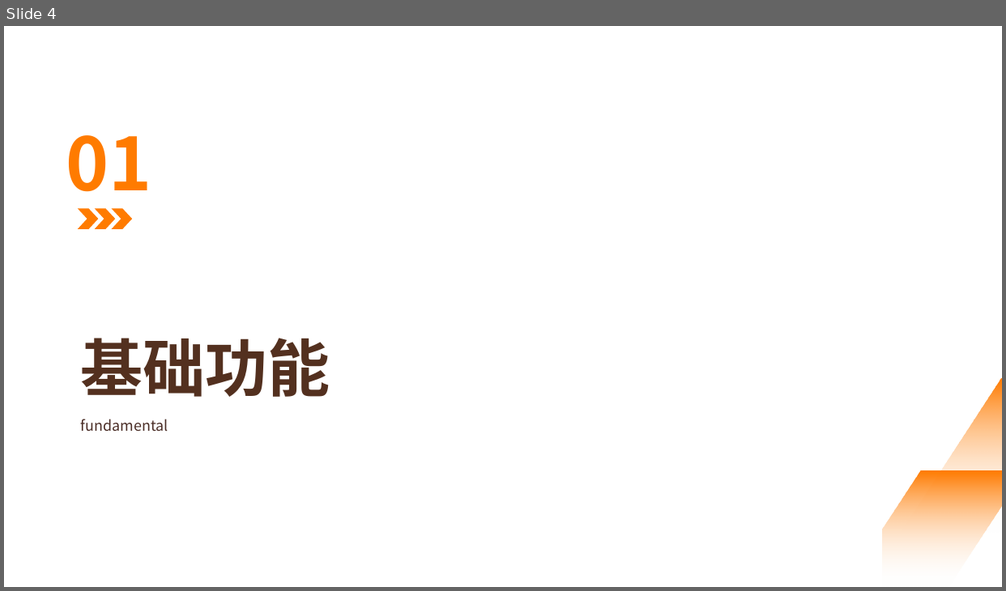
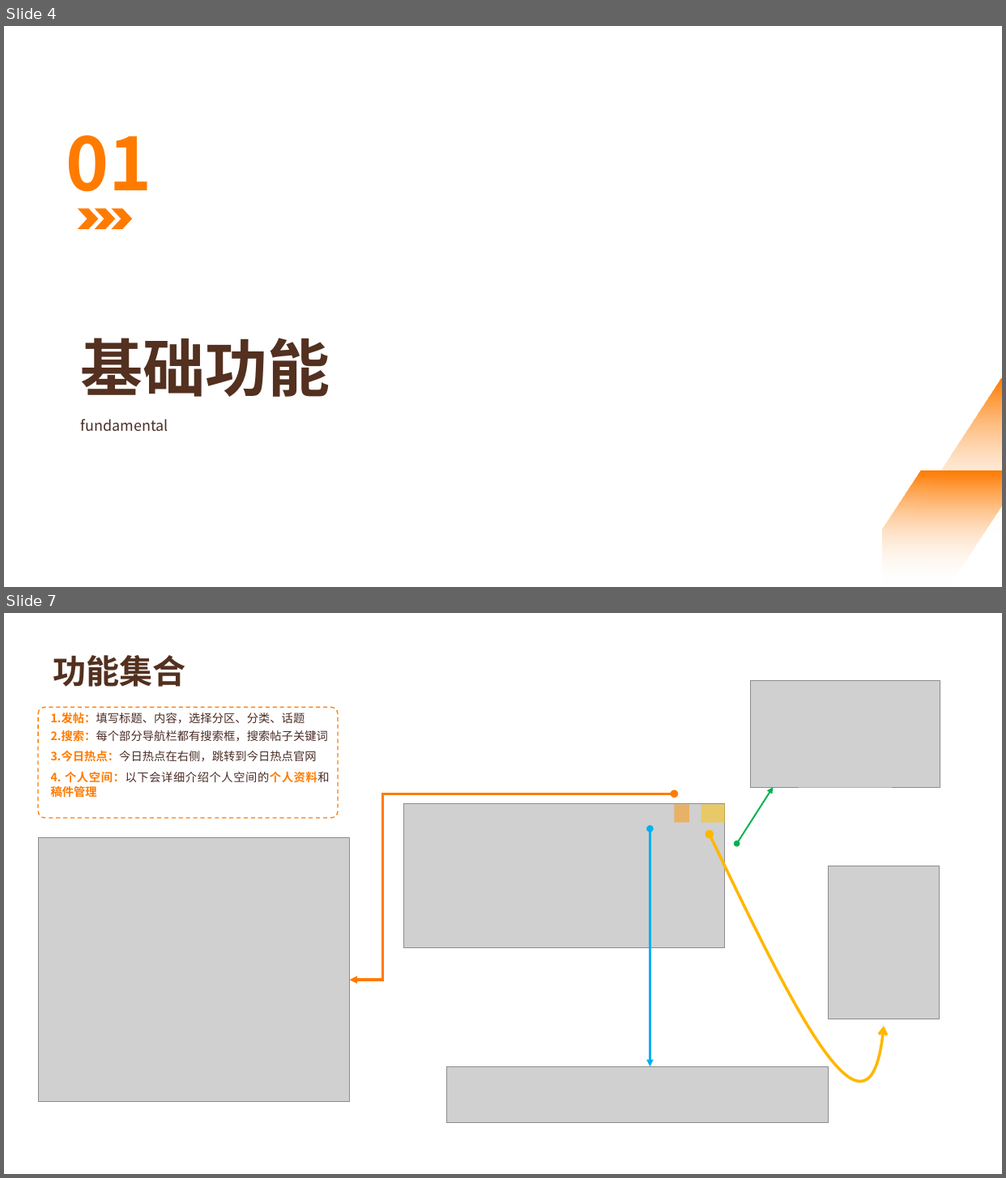
Before and after one commit to BloodGirl2022/pets_prototype_PPT, a slide deck: 20240406团队作业2/宠物交流网站.pptx. Shown one above the other, each under a label of ours: slide 4 before the commit, slides 4 and 7 after it; the slides between them are not shown. The pictures are 1006x591 and 1006x1178 pixels, drawn with LibreOffice and Linux fonts; fonts in the diff are those of the drawing; grey boxes stand for pictures. Boxes give left, top, right and bottom in pixels: in the first picture for what was removed or moved away, otherwise in the second. Text is boxed around its words. In the diff, an @@ line names an element or a change of style, - is before the commit and + after.

```diff
--- a/20240406团队作业2/宠物交流网站.pptx
+++ b/20240406团队作业2/宠物交流网站.pptx
@@ slide 7 added at (4,613,1002,1174), background #FFFFFF @@
@@ text added at (53,655,185,687), 32 pt, text #53301F, bold @@
+功能集合
@@ picture added at (750,680,940,787) @@
@@ rounded rectangle added at (39,707,338,818), outline #FF7B00 1 pt dashed @@
@@ text added at (51,713,330,800), 11.1 pt, text #4A2D26 @@
+1.发帖：填写标题、内容，选择分区、分类、话题
+2.搜索：每个部分导航栏都有搜索框，搜索帖子关键词
+3.今日热点：今日热点在右侧，跳转到今日热点官网
+4. 个人空间：以下会详细介绍个人空间的个人资料和稿件管理
@@ elbow double arrow added from (674, 794) to (350, 980), #FF7B00 2.5 pt @@
@@ picture added at (404,804,725,948) @@
@@ rectangle added at (674,805,689,823), fill #FF9500 at 50% opacity @@
@@ rectangle added at (701,805,726,823), fill #FFC300 at 50% opacity @@
@@ double arrow added from (737, 844) to (773, 787), #00B050 1.5 pt @@
@@ double arrow added from (650, 828) to (650, 1067), #00B0F0 2.2 pt @@
@@ picture added at (39,838,349,1102) @@
@@ freeform shape added at (710,835,884,1081), outline #FFB700 2.75 pt @@
@@ picture added at (829,866,939,1020) @@
@@ picture added at (446,1067,829,1122) @@
```
Also in this commit, not shown: 3 slides changed, 1 other slide added, 1 slide removed, 15 other files.
